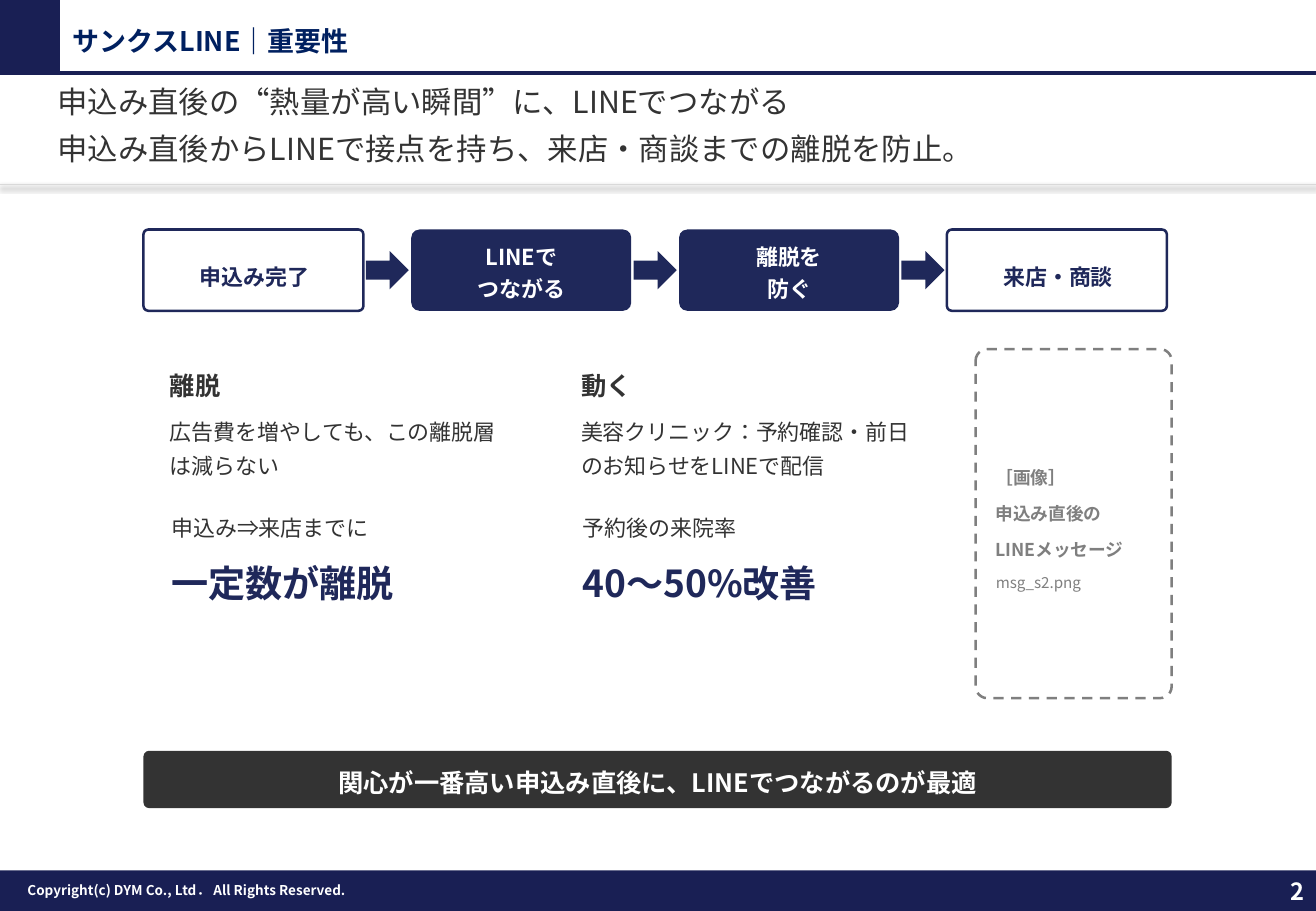
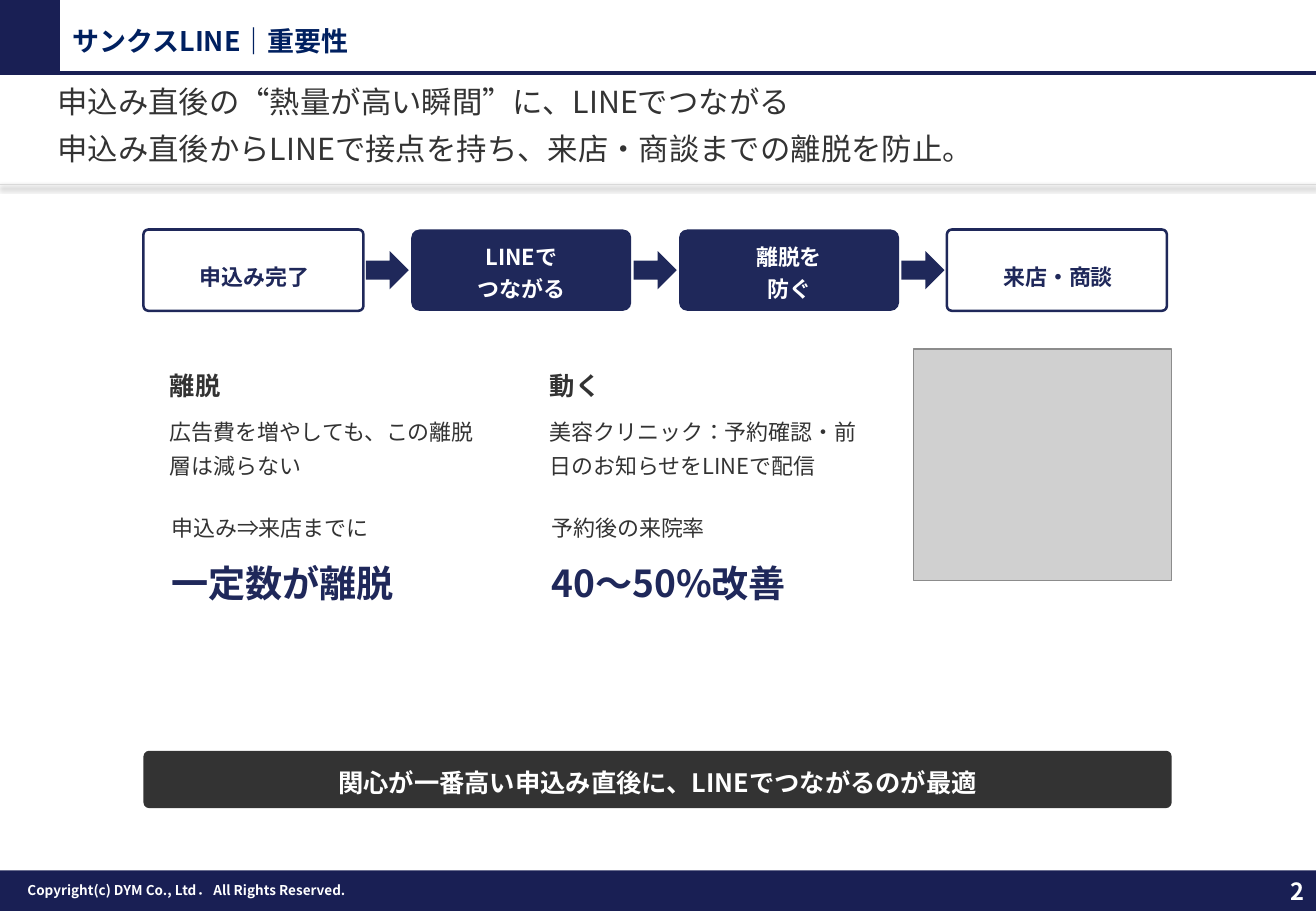
Before and after one commit to tonomura-r-dev/folder, a slide deck: slide 2 of 20261002_サンクスLINEのご提案_事例入り.pptx. Drawn at 1316x911 pixels with LibreOffice and Linux fonts; fonts in the diff are those of the drawing; grey boxes stand for pictures; background and template pictures are left out. Boxes give left, top, right and bottom in pixels: in the first picture for what was removed or moved away, otherwise in the second. Text is boxed around its words. In the diff, an @@ line names an element or a change of style, - is before the commit and + after.

```diff
--- a/20261002_サンクスLINEのご提案_事例入り.pptx
+++ b/20261002_サンクスLINEのご提案_事例入り.pptx
@@ text "離脱" rewrapped from box(170, 373, 496, 476) to box(170, 373, 474, 476) @@
@@ text "動く" rewrapped from box(581, 373, 909, 476) to box(550, 373, 856, 476) @@
@@ picture added at box(914, 349, 1173, 581) @@
@@ rounded rectangle removed at box(976, 349, 1171, 697) @@
-［画像］
-申込み直後の
-LINEメッセージ
-msg_s2.png
@@ text "予約後の来院率": place and size @@
-text "予約後の来院率" at box(583, 517, 817, 601)
+text "予約後の来院率" at box(552, 517, 786, 601)
```
Also in this commit, not shown: 2 other slides changed, 8 other files.
